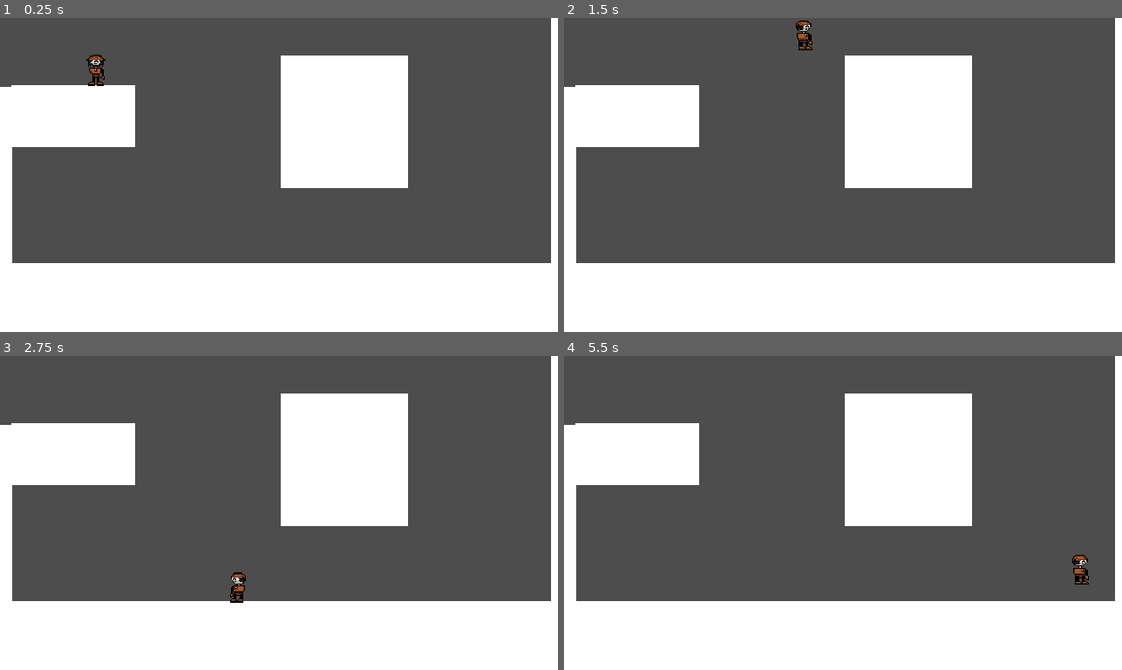
Above: before the commit, frames 1-4 (two rows, left to right).
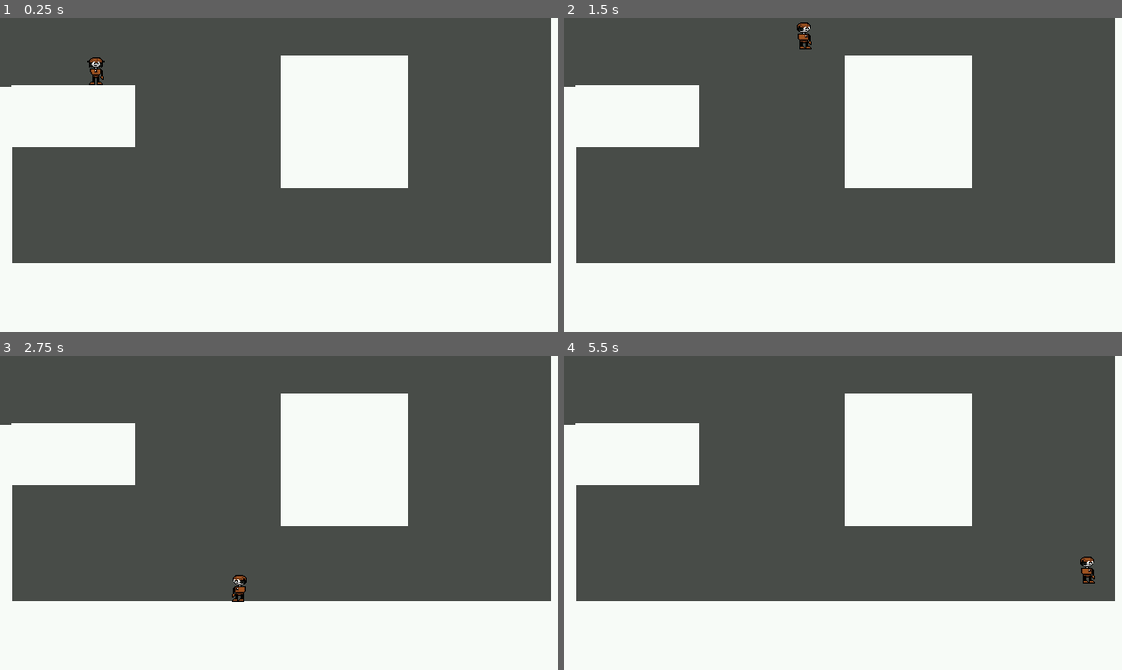
Above: after the commit, the same moments.

Repository: chars-at-last/Platforming-Game
Game: Godot game, scene res://nodes/scenes/game_manager.tscn
Same seed, same stepped clock (60 frames per second), same inputs: the game is played once before the commit and once after it. The engine's default icon, where the game draws it, is replaced by a stand-in: a white triangle on a blue panel in a dark square.
Inputs:
- Up to frame 1 (0.25 s): no input
- Up to frame 2 (1.5 s): tap Enter at 0.5 s; hold D (move_right) from 0.53 s (still down); tap Space (jump) at 0.77 s
- Up to frame 3 (2.75 s): tap Space (jump) at 1.52 s; release D (move_right) at 2.03 s; hold A (move_left) from 2.03 s (still down)
- Up to frame 4 (5.5 s): release A (move_left) at 2.78 s; hold D (move_right) 2.78-4.28 s; tap Space (jump) at 3.02, 3.77, 4.52 s; hold A (move_left) 4.28-5.03 s; hold D (move_right) from 5.03 s (still down)

The runs differ from the first frame. In frame 1, 0.1% of the frame differs, in the area x 15-19%, y 11-22%; in frame 2, 0.1%; in frame 3, 0.2%; in frame 4, 0.3%, in the area x 91-96%, y 63-73%.

Commit message:
Small Things

Diff:
--- a/nodes/scenes/game_manager.tscn
+++ b/nodes/scenes/game_manager.tscn
@@ -1,7 +1,8 @@
-[gd_scene load_steps=7 format=3 uid="uid://bqfiu2iio1r5q"]
+[gd_scene load_steps=9 format=3 uid="uid://bqfiu2iio1r5q"]
 
 [ext_resource type="PackedScene" uid="uid://crtbnkmpoyka2" path="res://nodes/scenes/player/player.tscn" id="1_1ulvm"]
 [ext_resource type="Script" path="res://nodes/scripts/game_manager.gd" id="1_p8b7o"]
+[ext_resource type="Shader" path="res://nodes/scripts/shaders/16bit_color_converter.gdshader" id="1_sv5m8"]
 
 [sub_resource type="RectangleShape2D" id="RectangleShape2D_oxpyf"]
 size = Vector2(1048, 114)
@@ -14,6 +15,9 @@
 
 [sub_resource type="RectangleShape2D" id="RectangleShape2D_ph3ue"]
 size = Vector2(143.5, 152)
+
+[sub_resource type="ShaderMaterial" id="ShaderMaterial_lmv1b"]
+shader = ExtResource("1_sv5m8")
 
 [node name="GameManager" type="Node"]
 editor_description = "Main node of the game."
@@ -83,3 +87,10 @@
 
 [node name="Player" parent="." instance=ExtResource("1_1ulvm")]
 position = Vector2(110, 43)
+
+[node name="CanvasLayer" type="CanvasLayer" parent="."]
+
+[node name="ColorRect" type="ColorRect" parent="CanvasLayer"]
+material = SubResource("ShaderMaterial_lmv1b")
+offset_right = 640.0
+offset_bottom = 360.0
--- a/nodes/scenes/player/player.tscn
+++ b/nodes/scenes/player/player.tscn
@@ -7,14 +7,28 @@
 diffuse_texture = ExtResource("2_s22yy")
 
 [sub_resource type="CapsuleShape2D" id="CapsuleShape2D_xlpux"]
-radius = 9.0
-height = 32.0
+radius = 8.0
 
 [sub_resource type="RectangleShape2D" id="RectangleShape2D_7tpoi"]
-size = Vector2(18, 10)
+size = Vector2(16, 10)
 
 [sub_resource type="RectangleShape2D" id="RectangleShape2D_r2fna"]
-size = Vector2(28, 20)
+size = Vector2(24, 20)
+
+[sub_resource type="Animation" id="Animation_xs0bs"]
+length = 0.001
+tracks/0/type = "value"
+tracks/0/imported = false
+tracks/0/enabled = true
+tracks/0/path = NodePath("Sprite2D:frame")
+tracks/0/interp = 1
+tracks/0/loop_wrap = true
+tracks/0/keys = {
+"times": PackedFloat32Array(0),
+"transitions": PackedFloat32Array(1),
+"update": 1,
+"values": [0]
+}
 
 [sub_resource type="Animation" id="Animation_yvu4o"]
 resource_name = "idle"
@@ -31,21 +45,6 @@
 "transitions": PackedFloat32Array(1, 1),
 "update": 1,
 "values": [0, 2]
-}
-
-[sub_resource type="Animation" id="Animation_xs0bs"]
-length = 0.001
-tracks/0/type = "value"
-tracks/0/imported = false
-tracks/0/enabled = true
-tracks/0/path = NodePath("Sprite2D:frame")
-tracks/0/interp = 1
-tracks/0/loop_wrap = true
-tracks/0/keys = {
-"times": PackedFloat32Array(0),
-"transitions": PackedFloat32Array(1),
-"update": 1,
-"values": [0]
 }
 
 [sub_resource type="Animation" id="Animation_7vqd5"]
@@ -103,8 +102,7 @@
 move_accel = 5.0
 
 [node name="Sprite2D" type="Sprite2D" parent="."]
-position = Vector2(1, 0)
-scale = Vector2(1.1, 1.1)
+position = Vector2(1, 1)
 texture = SubResource("CanvasTexture_0keb0")
 hframes = 10
 vframes = 10
--- /dev/null
+++ b/nodes/scripts/shaders/16bit_color_converter.gdshader
@@ -0,0 +1,10 @@
+shader_type canvas_item;
+
+uniform sampler2D screen_texture : hint_screen_texture, repeat_disable, filter_nearest;
+
+void fragment()
+{
+	vec4 raw_color = textureLod(screen_texture, SCREEN_UV, 0.f);
+	ivec4 temp_color = ivec4(raw_color * 255.f);
+	COLOR = vec4(float(temp_color.r >> 3) / 32.f, float(temp_color.g >> 2) / 64.f, float(temp_color.b >> 3) / 32.f, raw_color.a);
+}
--- a/project.godot
+++ b/project.godot
@@ -20,7 +20,7 @@
 
 window/size/viewport_width=640
 window/size/viewport_height=360
-window/size/mode=2
+window/size/mode=4
 window/stretch/mode="viewport"
 
 [input]
